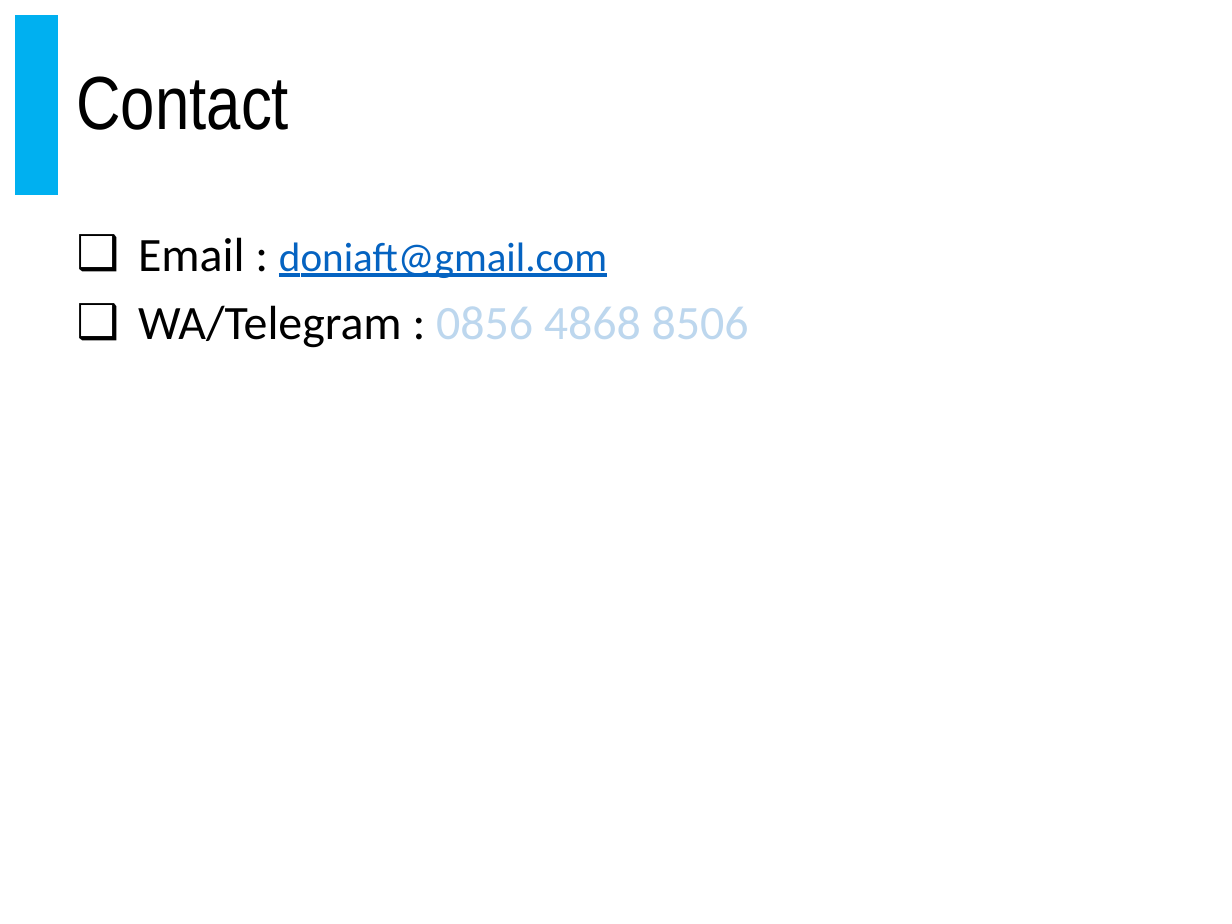
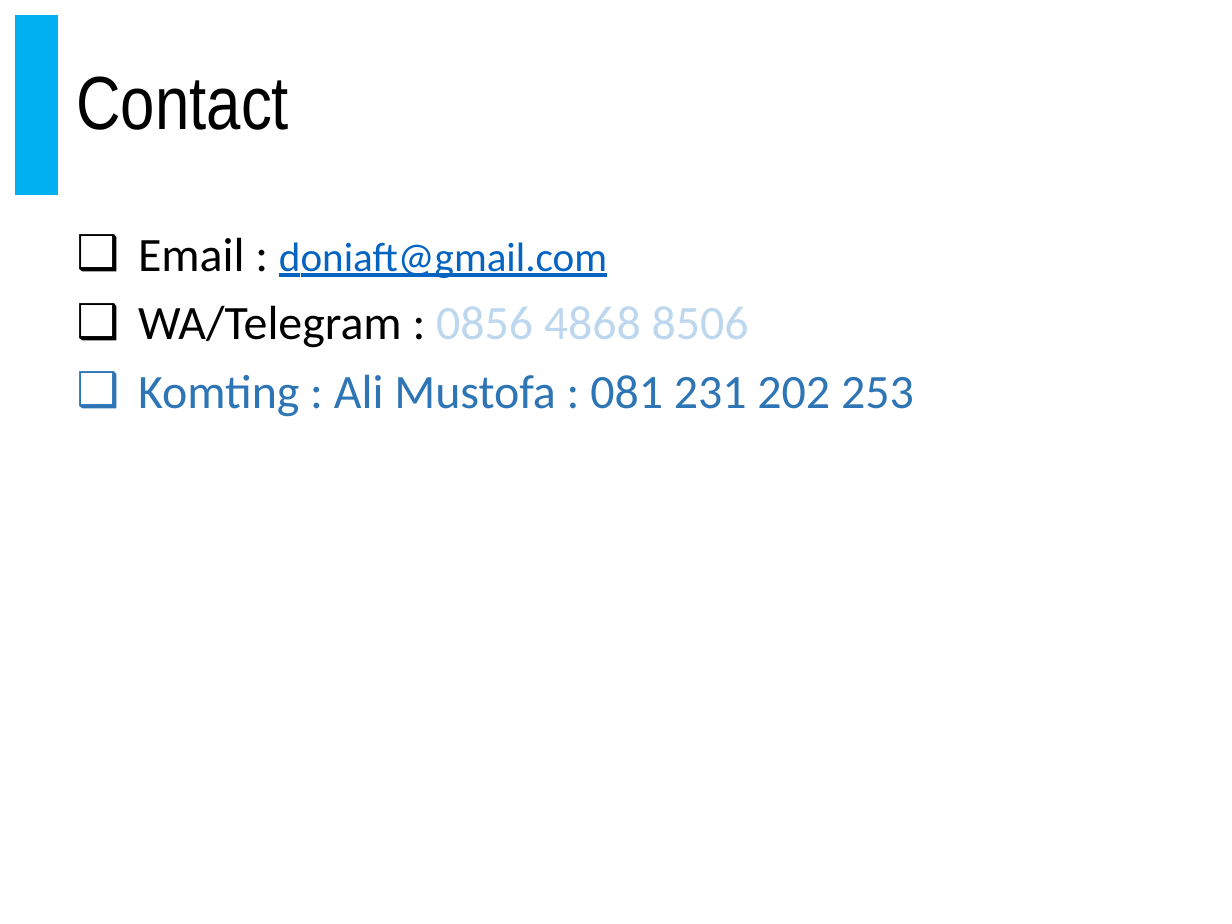
Before and after one commit to doniaft/Pengelolaan-Basis-Data, a slide deck: slide 31 of 1. Bahan Ajar/01. Pengelolaan Basis Data - Pendahuluan.pptx (slide 61 before the commit). Drawn at 1232x924 pixels with LibreOffice and Linux fonts; fonts in the diff are those of the drawing. Boxes give left, top, right and bottom in pixels: in the first picture for what was removed or moved away, otherwise in the second. Text is boxed around its words. In the diff, an @@ line names an element or a change of style, - is before the commit and + after.

```diff
--- a/1. Bahan Ajar/01. Pengelolaan Basis Data - Pendahuluan.pptx
+++ b/1. Bahan Ajar/01. Pengelolaan Basis Data - Pendahuluan.pptx
@@ text at [138,374,914,417]: paragraph added @@
+❑ Komting : Ali Mustofa : 081 231 202 253
```
Also in this commit, not shown: 4 slides added, 34 slides removed, 1 other file.
